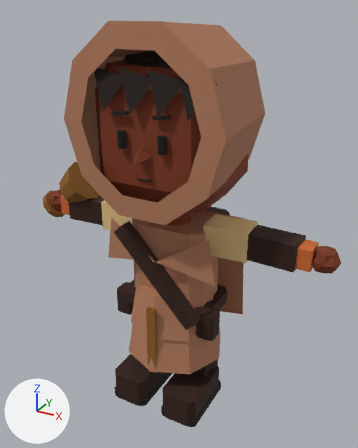
Renders of the glTF model art/char_healer/char_healer.glb from each side of a commit.
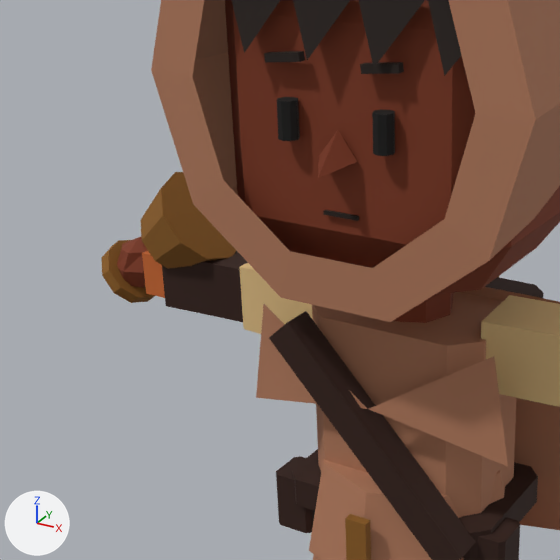
Each version appears first whole from a 50 mm lens placed at (0.86, -1.526, 1.521), pointed at (0.038, -0.031, 0.774), and next in a close-up on the part from 0% to 66% of the width and 20% to 73% of the height. The lights are fixed; the arrows at lower left show +X, +Y and +Z. The first two pictures are the older version. Where no turn or scale is listed for an object, it has been applied to the vertices.

In view in the first close-up: 'MMR Character | healer Body.001', 'MMR Character | healer Held chalice.001', 'MMR Character | healer Wrist Connections.001'.
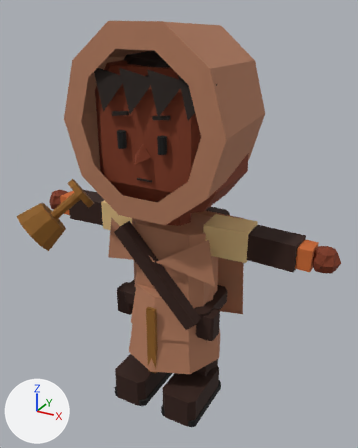
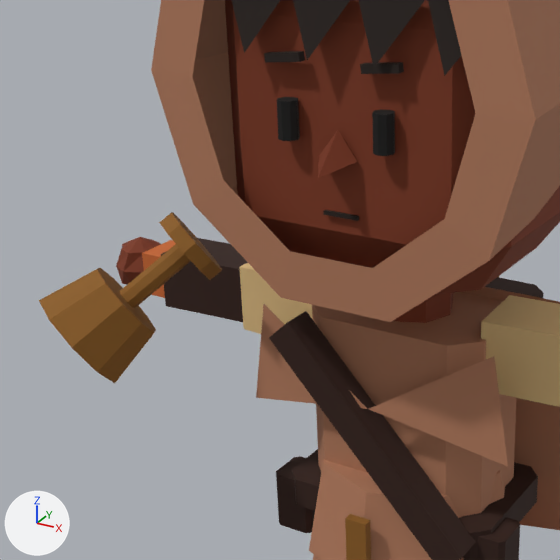
The newer file is also turned or shifted as a whole; pictures and numbers use the older file's frame.

Scene script edits in JSON lines:
```json
{"op": "set", "path": "ob_mmr_character___healer_held_chalice_001.location", "old": "(0.01, -0.009, 0.0)", "new": "(-0.4, 0.464, 0.236)"}
{"op": "set", "path": "ob_mmr_character___healer_held_chalice_001.rotation_euler", "old": "(0.0, 0.0, 0.0)", "new": "(1.968, 2.075, 0.119)", "note": "degrees (0, 0, 0) -> degrees (113, 119, 6.8)"}
```

Location of each change, (x1, y1, x2, y2) in pixels of the close-ups (560 x 560 px):
```json
{"object": "MMR Character | healer Held chalice.001", "change": "moved, turned", "before": [101, 172, 237, 303], "after": [39, 212, 222, 383]}
```
